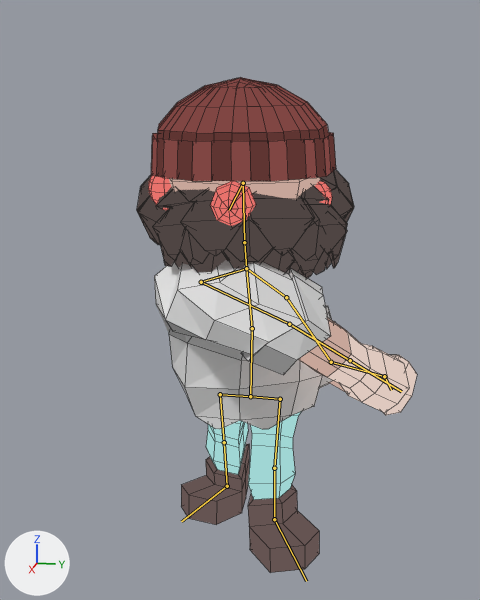
The Blender file gee-em-tee-kay-2020/Assets/Models/Lumberjack.blend: old version first, new version second.
Before and after are seen from a 50 mm camera at (8.39, 1.53, 5.18) aimed at (0.44, -0.06, 3.2). Lighting does not change. The marker at lower left points along +X, +Y and +Z. Both versions are drawn at frame 15 of the action 'Attack'; the numbers are the values there. The bones that bend it are drawn over the model as lines. Mesh edges are drawn as thin lines.
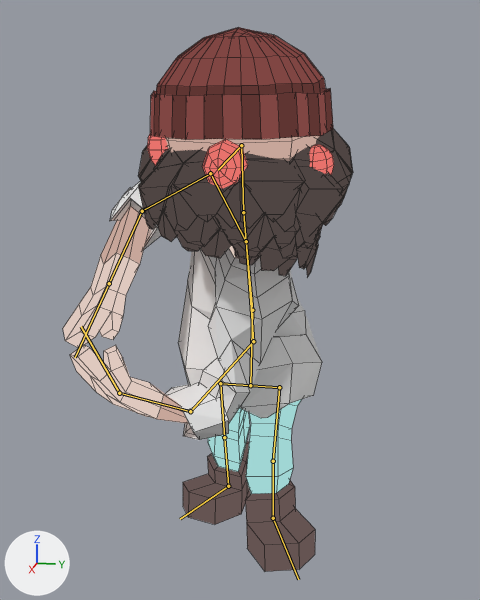
What differs and where, as boxes (x1, y1, x2, y2) in the pictures (480 x 600 px):
'Sphere', posed (10% taller): before (154, 177, 417, 573); after (63, 136, 322, 572)
'Sphere.004', posed (9% taller): before (151, 77, 336, 181); after (150, 27, 333, 140)
'Icosphere', posed: before (153, 185, 348, 278); after (138, 146, 343, 278)
'Icosphere.001', posed: before (137, 169, 354, 245); after (138, 129, 353, 226)
'Sphere.002', posed: before (148, 175, 171, 210); after (147, 134, 168, 166)
bone 'Bone', root to tip: before (250, 396) to (252, 328); after (250, 385) to (252, 310)
bone 'Bone.001', root to tip: before (252, 328) to (246, 268); after (252, 310) to (246, 241)
bone 'Bone.002', root to tip: before (246, 268) to (244, 242); after (246, 241) to (243, 212)
bone 'Bone.003', root to tip: before (244, 242) to (243, 183); after (243, 212) to (241, 145)
bone 'Bone.005', root to tip: before (246, 268) to (201, 282); after (246, 241) to (210, 173)
bone 'Bone.006', root to tip: before (201, 282) to (289, 324); after (210, 173) to (142, 211)
bone 'Bone.007', root to tip: before (289, 324) to (350, 360); after (142, 211) to (109, 283)
bone 'Bone.009', root to tip: before (246, 268) to (286, 297); after (246, 241) to (253, 341)
bone 'Bone.010', root to tip: before (286, 297) to (331, 362); after (253, 341) to (190, 411)
bone 'Bone.011', root to tip: before (331, 362) to (384, 376); after (190, 411) to (119, 393)
bone 'Bone.013', root to tip: before (250, 396) to (220, 394); after (250, 385) to (220, 383)
bone 'Bone.015', root to tip: before (224, 442) to (227, 486); after (224, 437) to (228, 486)
bone 'Bone.016', root to tip: before (250, 396) to (280, 399); after (250, 385) to (279, 387)
bone 'Bone.018', root to tip: before (274, 468) to (274, 519); after (273, 461) to (273, 518)
bone 'Bone.020', root to tip: before (274, 519) to (306, 581); after (273, 518) to (298, 579)

The change, as a diff of the scene's bpy script:
```diff
--- a/gee-em-tee-kay-2020/Assets/Models/Lumberjack.blend.py
+++ b/gee-em-tee-kay-2020/Assets/Models/Lumberjack.blend.py
@@ bone_bone @@
 bone_bone = bpy.data.objects['Armature'].pose.bones['Bone']
-bone_bone.location = (0.0, -0.11, 0.0)
-bone_bone.rotation_quaternion = (0.998, 0.001, 0.008, 0.067)  # degrees (0, 1, 8)
-bone_bone.scale = (1.0, 0.94, 1.0)
+bone_bone.location = (0.0, 0.05, 0.0)
+bone_bone.rotation_quaternion = (0.998, 0.0, 0.0, 0.067)  # degrees (0, 0, 8)
+bone_bone.scale = (0.98, 1.03, 0.98)
@@ bone_bone_001 @@
 bone_bone_001 = bpy.data.objects['Armature'].pose.bones['Bone.001']  # child of 'Bone'
-bone_bone_001.rotation_quaternion = (0.955, -0.001, 0.008, -0.296)  # degrees (0, 1, -34)
+bone_bone_001.rotation_quaternion = (0.955, 0.0, 0.0, -0.296)  # degrees (0, 0, -34)
@@ bone_bone_002 @@
 bone_bone_002 = bpy.data.objects['Armature'].pose.bones['Bone.002']  # child of 'Bone.001'
-bone_bone_002.rotation_quaternion = (1.0, -0.003, 0.007, 0.0)  # degrees (0, 1, 0)
+bone_bone_002.rotation_quaternion = (1.0, 0.0, 0.0, 0.0)  # degrees (0, 0, 0)
@@ bone_bone_003 @@
 bone_bone_003 = bpy.data.objects['Armature'].pose.bones['Bone.003']  # child of 'Bone.002'
-bone_bone_003.rotation_quaternion = (0.989, -0.002, 0.007, 0.15)  # degrees (0, 1, 17)
+bone_bone_003.rotation_quaternion = (0.989, 0.0, 0.0, 0.15)  # degrees (0, 0, 17)
@@ bone_bone_005 @@
 bone_bone_005 = bpy.data.objects['Armature'].pose.bones['Bone.005']  # child of 'Bone.001'
-bone_bone_005.rotation_quaternion = (0.746, 0.383, -0.04, 0.539)  # degrees (37, -28, 62)
+bone_bone_005.rotation_quaternion = (0.836, 0.281, -0.006, -0.472)  # degrees (29, 15, -55)
@@ bone_bone_006 @@
 bone_bone_006 = bpy.data.objects['Armature'].pose.bones['Bone.006']  # child of 'Bone.005'
-bone_bone_006.rotation_quaternion = (0.451, -0.504, 0.432, 0.596)  # degrees (28, 82, 130)
+bone_bone_006.rotation_quaternion = (0.454, -0.505, 0.436, 0.591)  # degrees (27, 83, 129)
@@ bone_bone_007 @@
 bone_bone_007 = bpy.data.objects['Armature'].pose.bones['Bone.007']  # child of 'Bone.006'
-bone_bone_007.rotation_quaternion = (0.918, -0.359, -0.157, 0.065)  # degrees (-44, -14, 14)
+bone_bone_007.rotation_quaternion = (0.921, -0.354, -0.154, 0.062)  # degrees (-44, -14, 13)
@@ bone_bone_009 @@
 bone_bone_009 = bpy.data.objects['Armature'].pose.bones['Bone.009']  # child of 'Bone.001'
-bone_bone_009.rotation_quaternion = (0.841, -0.305, -0.242, 0.37)  # degrees (-45, -11, 52)
+bone_bone_009.rotation_quaternion = (0.782, -0.236, 0.214, -0.536)  # degrees (-37, 5, -70)
@@ bone_bone_010 @@
 bone_bone_010 = bpy.data.objects['Armature'].pose.bones['Bone.010']  # child of 'Bone.009'
-bone_bone_010.rotation_quaternion = (0.473, -0.512, -0.713, 0.078)  # degrees (-132, -36, 92)
+bone_bone_010.rotation_quaternion = (0.475, -0.516, -0.709, 0.074)  # degrees (-132, -37, 91)
@@ bone_bone_011 @@
 bone_bone_011 = bpy.data.objects['Armature'].pose.bones['Bone.011']  # child of 'Bone.010'
-bone_bone_011.rotation_quaternion = (0.755, -0.596, 0.207, -0.177)  # degrees (-78, 6, -31)
+bone_bone_011.rotation_quaternion = (0.752, -0.6, 0.211, -0.173)  # degrees (-79, 6, -31)
@@ bone_bone_013 @@
 bone_bone_013 = bpy.data.objects['Armature'].pose.bones['Bone.013']
-bone_bone_013.location = (0.0, 0.0, -0.11)
-bone_bone_013.rotation_quaternion = (1.0, 0.0, 0.0, 0.008)  # degrees (0, 0, 1)
-bone_bone_013.scale = (1.0, 1.0, 0.94)
+bone_bone_013.location = (0.0, 0.0, 0.05)
+bone_bone_013.rotation_quaternion = (1.0, 0.0, 0.0, 0.0)  # degrees (0, 0, 0)
+bone_bone_013.scale = (0.98, 0.98, 1.03)
@@ bone_bone_015 @@
 bone_bone_015 = bpy.data.objects['Armature'].pose.bones['Bone.015']  # child of 'Bone.014'
-bone_bone_015.rotation_quaternion = (1.0, -0.002, -0.008, 0.0)  # degrees (0, -1, 0)
+bone_bone_015.rotation_quaternion = (1.0, 0.0, 0.0, 0.0)  # degrees (0, 0, 0)
@@ bone_bone_016 @@
 bone_bone_016 = bpy.data.objects['Armature'].pose.bones['Bone.016']
-bone_bone_016.location = (0.0, 0.0, -0.11)
-bone_bone_016.rotation_quaternion = (1.0, 0.0, 0.0, 0.008)  # degrees (0, 0, 1)
-bone_bone_016.scale = (1.0, 1.0, 0.94)
+bone_bone_016.location = (0.0, 0.0, 0.05)
+bone_bone_016.rotation_quaternion = (1.0, 0.0, 0.0, 0.0)  # degrees (0, 0, 0)
+bone_bone_016.scale = (0.98, 0.98, 1.03)
@@ bone_bone_018 @@
 bone_bone_018 = bpy.data.objects['Armature'].pose.bones['Bone.018']  # child of 'Bone.017'
-bone_bone_018.rotation_quaternion = (0.942, 0.002, -0.008, 0.335)  # degrees (0, -1, 39)
+bone_bone_018.rotation_quaternion = (0.942, 0.0, 0.0, 0.336)  # degrees (0, 0, 39)
@@ bone_bone_020 @@
 bone_bone_020 = bpy.data.objects['Armature'].pose.bones['Bone.020']  # child of 'Bone.018'
-bone_bone_020.rotation_quaternion = (1.0, 0.0, -0.001, 0.008)  # degrees (0, 0, 1)
+bone_bone_020.rotation_quaternion = (1.0, 0.0, 0.0, 0.0)  # degrees (0, 0, 0)
```
